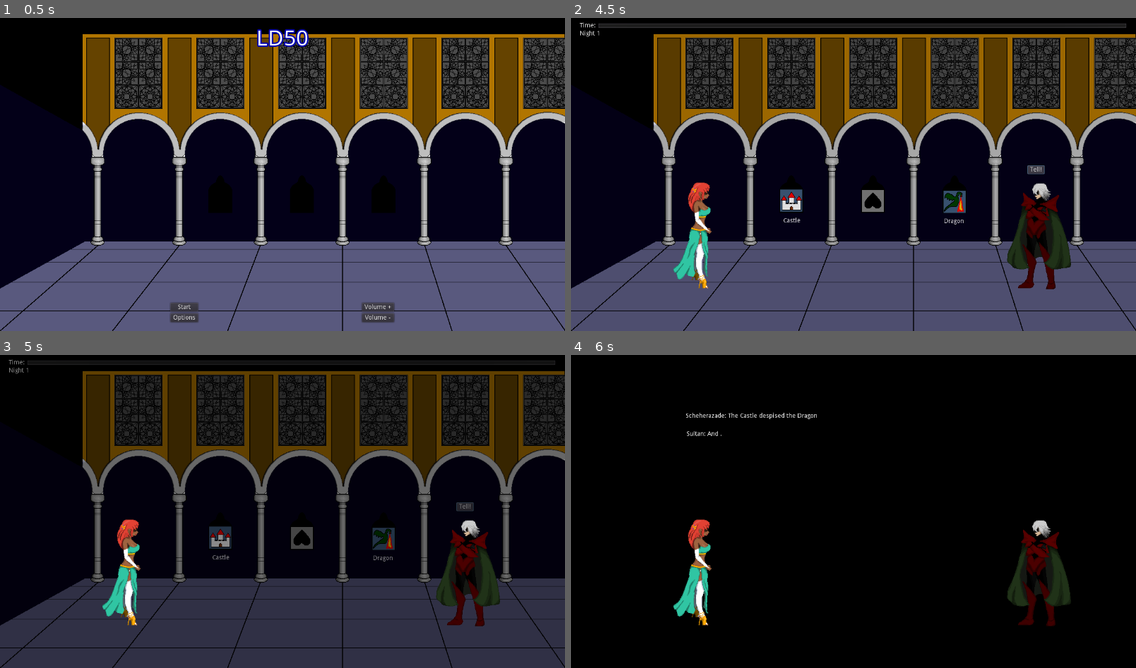
Above: before the commit, frames 1-4 (two rows, left to right).
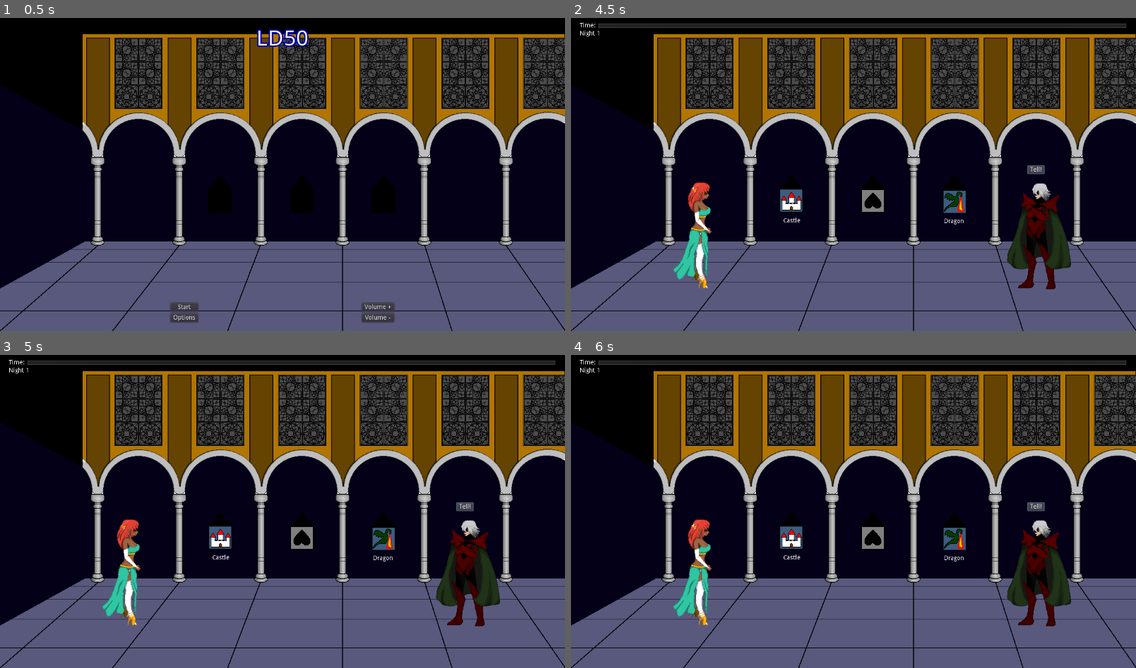
Above: after the commit, the same moments.

Repository: alpacanumerals/LD50
Game: Godot game, scene res://TitleScreen.tscn
The game is run twice, just before and just after one commit, with the same random seed, the same clock (stepped at 60 frames per second) and the same inputs.
Inputs (mouse positions are in pixels of both pictures, inside the frame that each line leads up to):
- Up to frame 1 (0.5 s): no input
- Up to frame 2 (4.5 s): click "Start" at 0.5 s; tap Enter at 1.25, 2.75 s; drag from (780, 49) to (791, 199) at 1.27 s; tap Space at 2, 3.5 s; drag from (802, 49) to (791, 199) at 2.02 s; move the mouse to (780, 74) at 2.77 s; hold Right mouse button (right_click) 2.78-3.5 s; click (780, 74) at 2.92 s; drag from (802, 74) to (870, 199) at 3.52 s; click "Tell!" at 4.25 s
- Up to frame 3 (5 s): no input
- Up to frame 4 (6 s): click "Tell!" at 5 s; click "Tell!" at 5.75 s

Frame 1 is identical in both runs. In frame 2, 0.2% of the frame differs, in the area x 1-100%, y 1-66%; in frame 3, 47%; in frame 4, 52%, in the area x 0-100%, y 1-100%.

Commit message:
sparkling hairpin

Diff:
--- a/StoryScene.tscn
+++ b/StoryScene.tscn
@@ -20,6 +20,7 @@
 [ext_resource path="res://assets/shez2.png" type="Texture" id=18]
 [ext_resource path="res://tutorial.gd" type="Script" id=19]
 [ext_resource path="res://assets/arrow.png" type="Texture" id=20]
+[ext_resource path="res://assets/sparkle.png" type="Texture" id=21]
 
 [sub_resource type="RectangleShape2D" id=1]
 extents = Vector2( 26, 26 )
@@ -35,6 +36,64 @@
 
 [sub_resource type="RectangleShape2D" id=5]
 extents = Vector2( 644.5, 364 )
+
+[sub_resource type="AtlasTexture" id=6]
+flags = 4
+atlas = ExtResource( 21 )
+region = Rect2( 0, 0, 32, 32 )
+
+[sub_resource type="AtlasTexture" id=7]
+flags = 4
+atlas = ExtResource( 21 )
+region = Rect2( 32, 0, 32, 32 )
+
+[sub_resource type="AtlasTexture" id=8]
+flags = 4
+atlas = ExtResource( 21 )
+region = Rect2( 64, 0, 32, 32 )
+
+[sub_resource type="AtlasTexture" id=9]
+flags = 4
+atlas = ExtResource( 21 )
+region = Rect2( 96, 0, 32, 32 )
+
+[sub_resource type="AtlasTexture" id=10]
+flags = 4
+atlas = ExtResource( 21 )
+region = Rect2( 128, 0, 32, 32 )
+
+[sub_resource type="AtlasTexture" id=11]
+flags = 4
+atlas = ExtResource( 21 )
+region = Rect2( 0, 32, 32, 32 )
+
+[sub_resource type="AtlasTexture" id=12]
+flags = 4
+atlas = ExtResource( 21 )
+region = Rect2( 32, 32, 32, 32 )
+
+[sub_resource type="AtlasTexture" id=13]
+flags = 4
+atlas = ExtResource( 21 )
+region = Rect2( 64, 32, 32, 32 )
+
+[sub_resource type="AtlasTexture" id=14]
+flags = 4
+atlas = ExtResource( 21 )
+region = Rect2( 96, 32, 32, 32 )
+
+[sub_resource type="AtlasTexture" id=15]
+flags = 4
+atlas = ExtResource( 21 )
+region = Rect2( 128, 32, 32, 32 )
+
+[sub_resource type="SpriteFrames" id=16]
+animations = [ {
+"frames": [ SubResource( 6 ), SubResource( 7 ), SubResource( 8 ), SubResource( 9 ), SubResource( 10 ), SubResource( 11 ), SubResource( 12 ), SubResource( 13 ), SubResource( 14 ), SubResource( 15 ) ],
+"loop": true,
+"name": "default",
+"speed": 5.0
+} ]
 
 [node name="StoryScene" type="MarginContainer"]
 anchor_right = 1.0
@@ -520,6 +579,7 @@
 shape = SubResource( 4 )
 
 [node name="NightArea" type="Area2D" parent="."]
+visible = false
 script = ExtResource( 1 )
 
 [node name="NightSprite" type="Sprite" parent="NightArea"]
@@ -560,6 +620,12 @@
 position = Vector2( 269, 483 )
 texture = ExtResource( 13 )
 
+[node name="AnimatedSprite" type="AnimatedSprite" parent="Shez"]
+position = Vector2( -12, -107 )
+frames = SubResource( 16 )
+frame = 7
+playing = true
+
 [node name="Sultan" type="Sprite" parent="."]
 position = Vector2( 1040, 485 )
 texture = ExtResource( 14 )
@@ -573,6 +639,12 @@
 position = Vector2( 748, 630 )
 z_index = -1
 texture = ExtResource( 17 )
+
+[node name="AnimatedSprite" type="AnimatedSprite" parent="Sultan2"]
+position = Vector2( 74, -19 )
+frames = SubResource( 16 )
+frame = 6
+playing = true
 
 [node name="Tutorial" type="Node2D" parent="."]
 script = ExtResource( 19 )
Not shown: 1 places in StoryScene.tscn that only renumber resources
Binary file removed: assets/pod.png
Binary file added: assets/sparkle.png
Not shown, changed: assets/sparkle.png.import
Binary file removed: assets/star1.png
Not shown, removed: assets/star1.png.import
